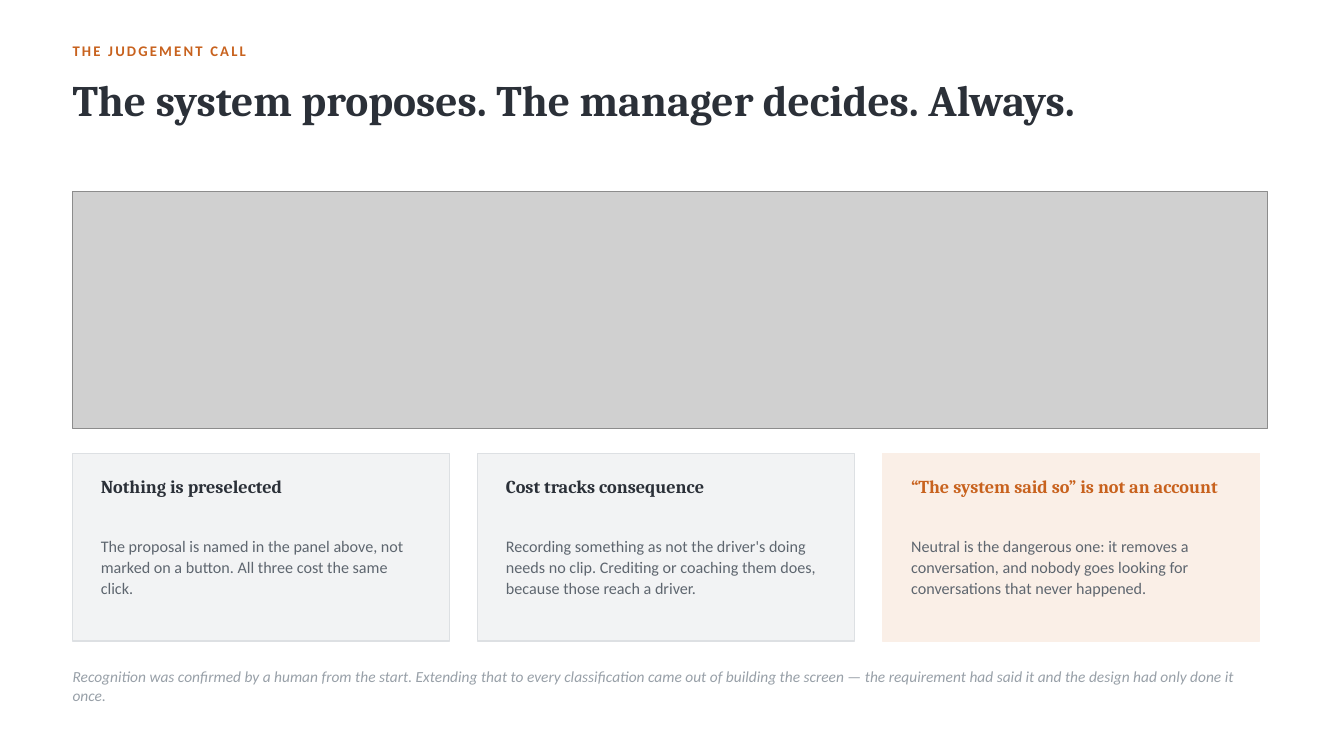
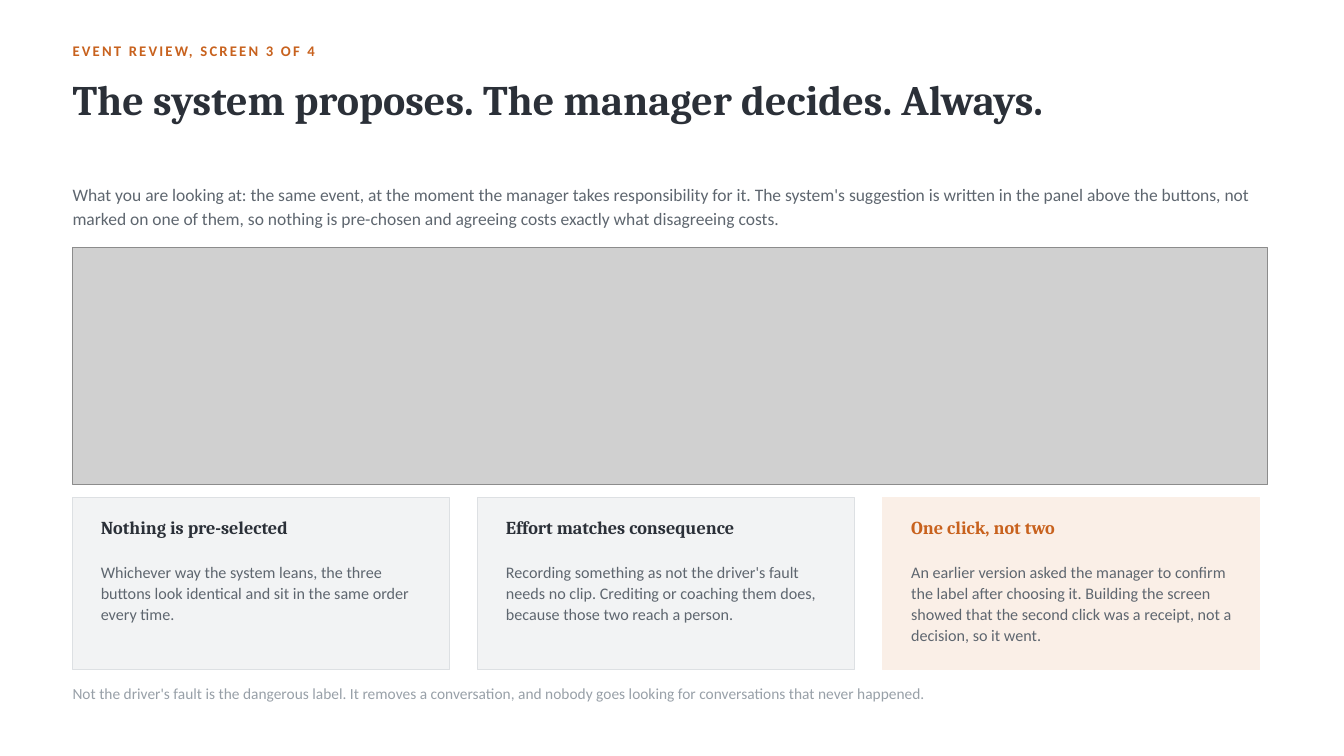
Before and after one commit to dannydaley76/cameramatics-product-brain, a slide deck: slide 10 of Claude outputs/cameramatics-danny-daley.pptx (slide 14 before the commit). Drawn at 1344x756 pixels with LibreOffice and Linux fonts; fonts in the diff are those of the drawing; grey boxes stand for pictures. Boxes give left, top, right and bottom in pixels: in the first picture for what was removed or moved away, otherwise in the second. Text is boxed around its words. In the diff, an @@ line names an element or a change of style, - is before the commit and + after.

```diff
--- a/Claude outputs/cameramatics-danny-daley.pptx
+++ b/Claude outputs/cameramatics-danny-daley.pptx
@@ text at box(266, 46, 314, 56): text changed @@
-THE JUDGEMENT CALL
+EVENT REVIEW, SCREEN 3 OF 4
@@ text "The system proposes. The manager ..." at box(73, 85, 1043, 125): size 31 to 30 pt; line spacing 36pt to 35pt @@
@@ text added at box(73, 189, 1249, 228), 12.5 pt, text #5E666F @@
+What you are looking at: the same event, at the moment the manager takes responsibility for it. The system's suggestion is written in the panel above the buttons, not marked on one of them, so nothing is pre-chosen and agreeing costs exactly what disagreeing costs.
@@ picture: place and size @@
-picture at box(73, 192, 1268, 429)
+picture at box(73, 248, 1268, 485)
@@ rectangle: place and size @@
-rectangle at box(73, 454, 450, 641)
+rectangle at box(73, 498, 450, 669)
@@ rectangle: place and size @@
-rectangle at box(478, 454, 855, 641)
+rectangle at box(478, 498, 855, 669)
@@ rectangle: place and size @@
-rectangle at box(883, 454, 1260, 641)
+rectangle at box(883, 498, 1260, 669)
@@ text removed at box(911, 480, 1218, 497) @@
-“The system said so” is not an account
@@ text at box(101, 521, 288, 538): text changed @@
-Nothing is preselected
+Nothing is pre-selected
@@ text at box(506, 521, 734, 538): text changed @@
-Cost tracks consequence
+Effort matches consequence
@@ text added at box(911, 521, 1055, 537), 13 pt, text #C8621E, bold @@
+One click, not two
@@ text removed at box(101, 541, 403, 594) @@
-The proposal is named in the panel above, not marked on a button. All three cost the same click.
@@ text added at box(101, 567, 409, 623), 11.5 pt, text #5E666F @@
+Whichever way the system leans, the three buttons look identical and sit in the same order every time.
@@ text at box(506, 567, 815, 623): text changed @@
-Recording something as not the driver's doing needs no clip. Crediting or coaching them does, because those reach a driver.
+Recording something as not the driver's fault needs no clip. Crediting or coaching them does, because those two reach a person.
@@ text added at box(911, 567, 1232, 643), 11.5 pt, text #5E666F @@
+An earlier version asked the manager to confirm the label after choosing it. Building the screen showed that the second click was a receipt, not a decision, so it went.
@@ text at box(73, 688, 924, 702): text changed; size 11.5 to 11 pt; text colour #5E666F to #98A0A8 @@
-Neutral is the dangerous one: it removes a conversation, and nobody goes looking for conversations that never happened.
+Not the driver's fault is the dangerous label. It removes a conversation, and nobody goes looking for conversations that never happened.
@@ text removed at box(73, 671, 1234, 701) @@
-Recognition was confirmed by a human from the start. Extending that to every classification came out of building the screen — the requirement had said it and the design had only done it once.
```
Also in this commit, not shown: 14 other slides changed, 5 slides added, 6 slides removed, 1 other file.
